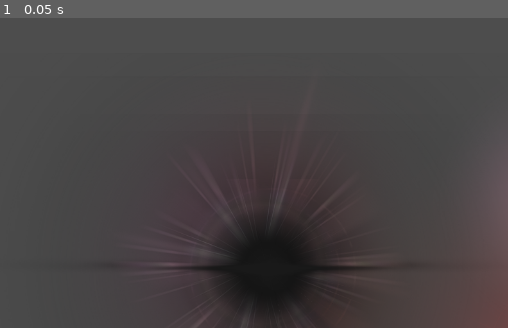
Above: before the commit, frame 1.
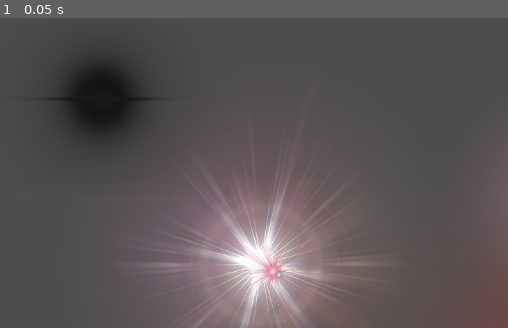
Above: after the commit, the same moment.

Repository: RedChaosWolf92/StarGenerationPracticeMKI
Game: Godot game, scene res://Galaxy/galaxy1.tscn
Two runs of this game, one before a commit and one after it. Both use one fixed random seed, a clock stepped at 60 frames per second and the inputs below.
Inputs:
- Up to frame 1 (0.05 s): no input

The runs differ from the first frame. In frame 1, 28% of the frame differs, in the area x 8-83%, y 12-100%.
Error before the commit: Invalid call to function 'add_star' in base 'Node2D (stars.gd)'. Expected 1 arguments. (res://Galaxy/galaxy1.gd:12)
Error after the commit: Invalid access to property or key 'scale' on a base object of type 'null instance'. (res://Galaxy/Stars/BlackHole.gd:17)

Commit message:
Update BlackHole.gd
Updated Blackhole to ensure more accurate star_radius values

Diff:
--- a/Galaxy/Stars/BlackHole.gd
+++ b/Galaxy/Stars/BlackHole.gd
@@ -5,15 +5,22 @@
 var blackhole = Color.BLACK.lightened(0.1)
 var border = Color.WHITE
 
+@export var probability: float = 0.05
+
 # Called when the node enters the scene tree for the first time.
 func _ready():
 	randomize()
-	generate_ProtoStar()
+	generate_BlackHole()
 
-func generate_ProtoStar():
+func generate_BlackHole():
 	self.modulate = blackhole
+	var BlackHolesize = get_node("BlackHoleImage").scale
+	var BlackHoleRad = $BlackHoleRadius.shape.radius
+	var BlackHoleRadSize = $BlackHoleRadius.scale
 
-	$BlackHole.scale = Vector2(star_size,star_size)
-	star_radius = star_size / 2
+	BlackHolesize = Vector2(star_size, star_size)
 
-	self.position = Vector2(250,250)
+	BlackHoleRadSize = BlackHolesize * 4.0
+
+	#ensuring the star_radius changes in relation to BlackHoleRad multi by BlackHoleRadSize(which is 4 times the scale of BlackholeSize)
+	star_radius = BlackHoleRadSize.length() * BlackHoleRad
